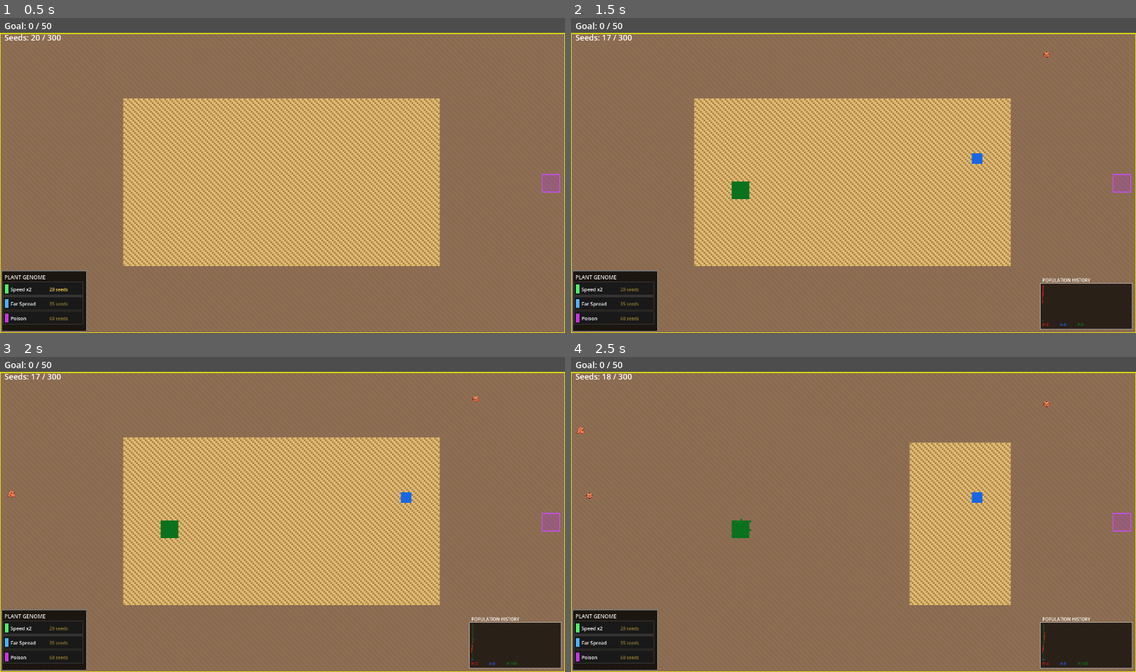
Above: before the commit, frames 1-4 (two rows, left to right).
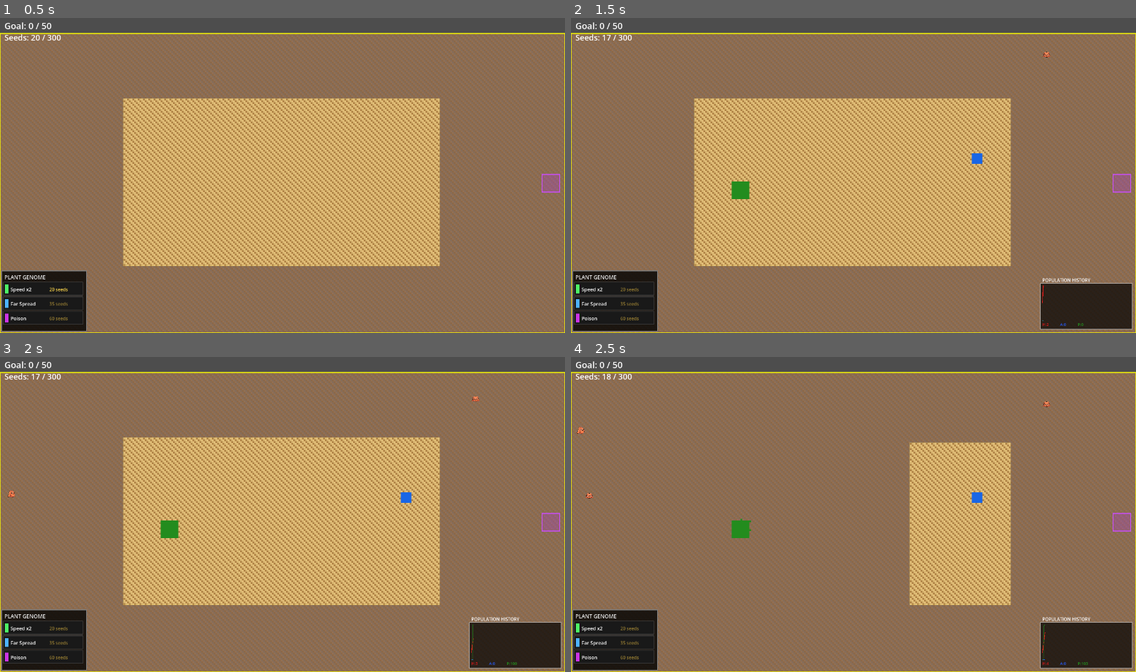
Above: after the commit, the same moments.

Repository: mamo1016/ecosystem-game
Game: Godot game, scene res://world.tscn
Same seed, same stepped clock (60 frames per second), same inputs: the game is played once before the commit and once after it.
Inputs (mouse positions are in pixels of both pictures, inside the frame that each line leads up to):
- Up to frame 1 (0.5 s): no input
- Up to frame 2 (1.5 s): tap Enter at 0.5 s; move the mouse to (977, 159) at 0.52 s; hold Shift 0.53-1.28 s; click (977, 159) at 0.67 s; tap Space at 1.25 s; move the mouse to (740, 191) at 1.27 s; tap Ctrl at 1.35 s; click (740, 191) at 1.42 s
- Up to frame 3 (2 s): no input
- Up to frame 4 (2.5 s): tap Enter at 2 s; move the mouse to (910, 445) at 2.02 s; hold Alt from 2.03 s (still down); click (910, 445) at 2.17 s

Frame 1 is identical in both runs. In frame 2, 0.2% of the frame differs, in the area x 28-90%, y 51-98%; in frame 3, 0.2%; in frame 4, 0.2%.

Commit message:
Fix thirst search: animals now change direction every 10 ticks until water is found

Diff:
--- a/world.gd
+++ b/world.gd
@@ -32,9 +32,9 @@
 const COLOR_PREDATOR = Color(0.90, 0.10, 0.10)
 const COLOR_SUPER    = Color(1.00, 0.88, 0.00)
 const COLOR_APEX     = Color(0.15, 0.35, 0.95)
-const COLOR_MATURE   = Color(0.04, 0.45, 0.12)
+const COLOR_MATURE   = Color(0.14, 0.55, 0.12)
 const COLOR_FAR_MATURE = Color(0.3, 0.9, 0.3)
-const COLOR_TREE       = Color(0.0, 0.3, 0.0) # Deep forest green
+const COLOR_TREE       = Color(0.10, 0.3, 0.03) # Deep forest green
 const COLOR_DUNG     = Color(0.45, 0.28, 0.10)
 const COLOR_POISON   = Color(0.6, 0.1, 0.8)
 const COLOR_WATER    = Color(0.1, 0.4, 0.9)
@@ -170,6 +170,7 @@
 	var rest_timer:    int      = 0
 	var water_target:  Vector2i = Vector2i(-1, -1)
 	var move_wait:     int      = 0
+	var water_search_timer: int = 0
 
 var predator_texture: Texture2D
 var apex_texture: Texture2D
@@ -619,7 +620,7 @@
 	if predators.size() < 5 or (herbivore_auto_spawn and (predators.size() == 0 or randf() < 0.04)):
 		spawn_red_invader()
 	run_plant_logic()
-	print("Plants spawned: %d | Active Edges: %d" % [plants_this_tick, edge_list.size()])
+	#print("Plants spawned: %d | Active Edges: %d" % [plants_this_tick, edge_list.size()])
 
 	graph_history.append([predators.size(), apexes.size(), mature_set.size()])
 	if graph_history.size() > GRAPH_MAX_SAMPLES:
@@ -889,9 +890,16 @@
 						p.facing = w_step
 						moved = true
 				else:
-					# Blind search: walk 10 ticks in same direction, then scan (using scan_cd logic)
+					# Blind search: walk in same direction, but turn every 10 ticks
+					p.water_search_timer -= 1
+					if p.water_search_timer <= 0:
+						p.water_search_timer = 10
+						p.facing = DIRS.pick_random()
+
 					if not _try_move(p, p.facing):
+						# Blocked? Turn immediately
 						p.facing = DIRS.pick_random()
+						p.water_search_timer = 10
 						_try_move(p, p.facing)
 					moved = true
 			if not moved and _in_river(p.pos) and randf() < 0.6:
@@ -1086,9 +1094,15 @@
 						a.facing = w_step
 						moved = true
 				else:
-					# Blind search: walk in same direction to find water
+					# Blind search: walk in same direction to find water, turn every 10 ticks
+					a.water_search_timer -= 1
+					if a.water_search_timer <= 0:
+						a.water_search_timer = 10
+						a.facing = DIRS.pick_random()
+
 					if not _try_move(a, a.facing):
 						a.facing = DIRS.pick_random()
+						a.water_search_timer = 10
 						_try_move(a, a.facing)
 					moved = true
 			if _in_river(a.pos) and randf() < 0.6:
